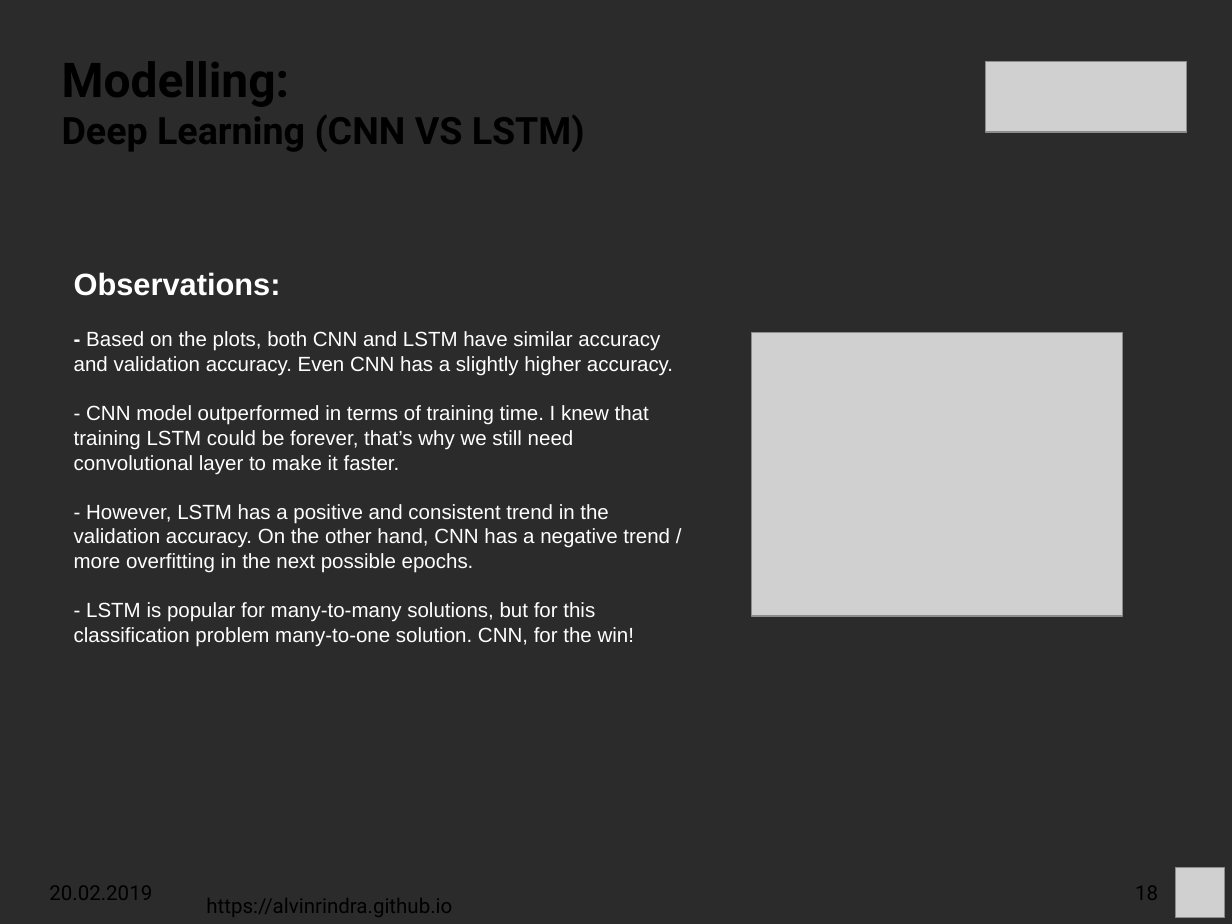
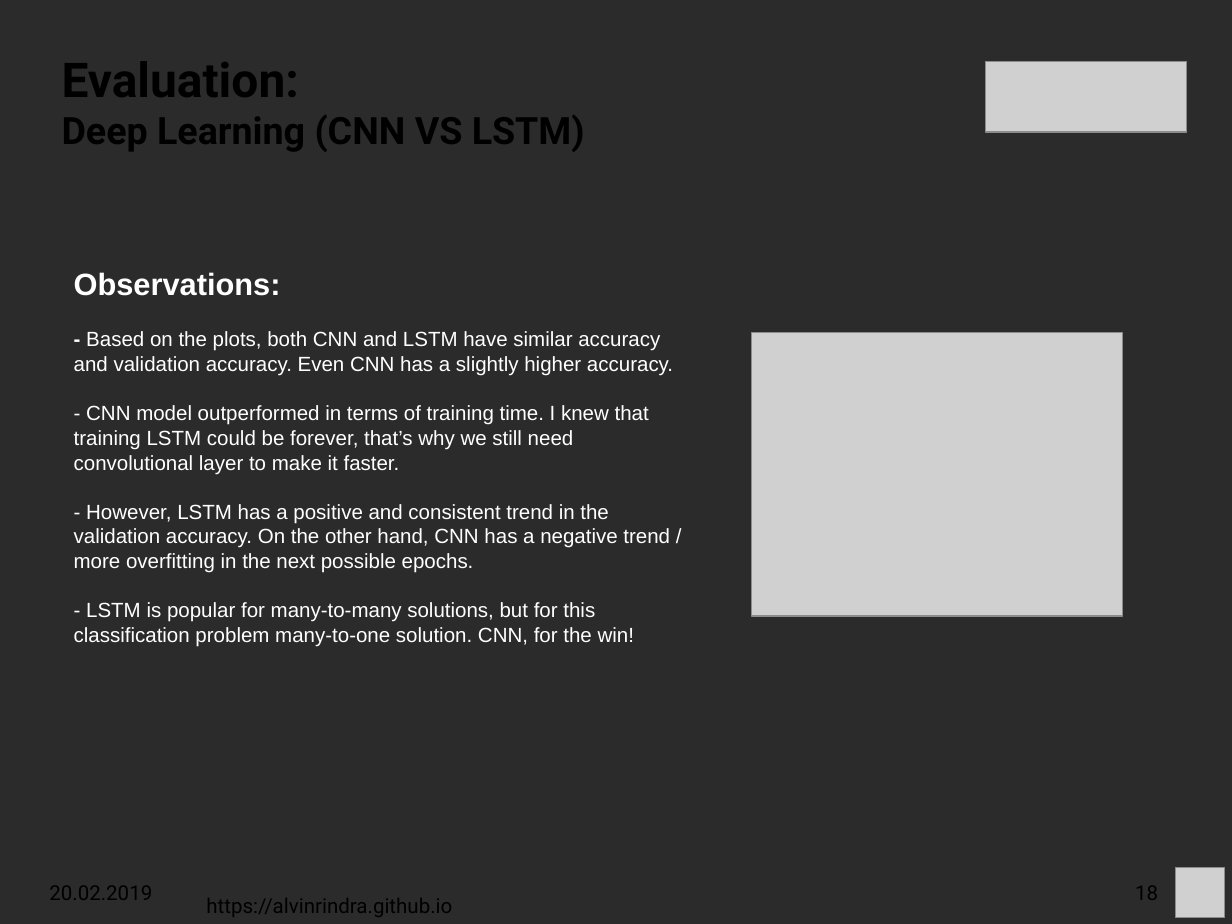
Before and after one commit to alvinrindra/alvinrindra.github.io, a slide deck: slide 18 of impress/ginkgo-analytics/Fazrie_DataCase_Talk.odp. Drawn at 1232x924 pixels with LibreOffice and Linux fonts; fonts in the diff are those of the drawing; grey boxes stand for pictures; background and template pictures are left out; a plain dark background stands for a picture behind light text. Boxes give left, top, right and bottom in pixels: in the first picture for what was removed or moved away, otherwise in the second. Text is boxed around its words. In the diff, an @@ line names an element or a change of style, - is before the commit and + after.

```diff
--- a/impress/ginkgo-analytics/Fazrie_DataCase_Talk.odp
+++ b/impress/ginkgo-analytics/Fazrie_DataCase_Talk.odp
@@ text at [62, 61, 299, 97]: text changed @@
-Modelling:
+Evaluation:
```
Also in this commit, not shown: 1 other slide changed, 1 slide added, 1 other file.
